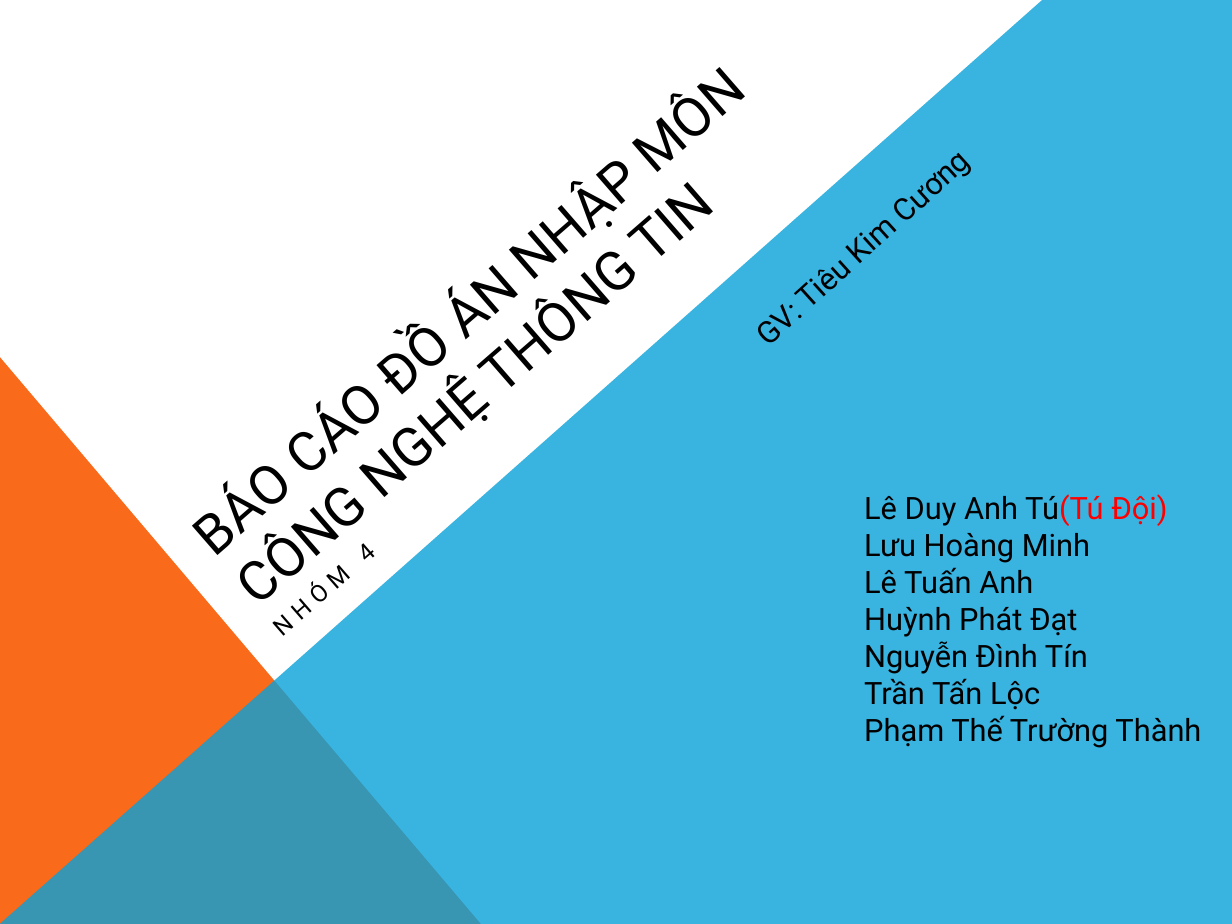
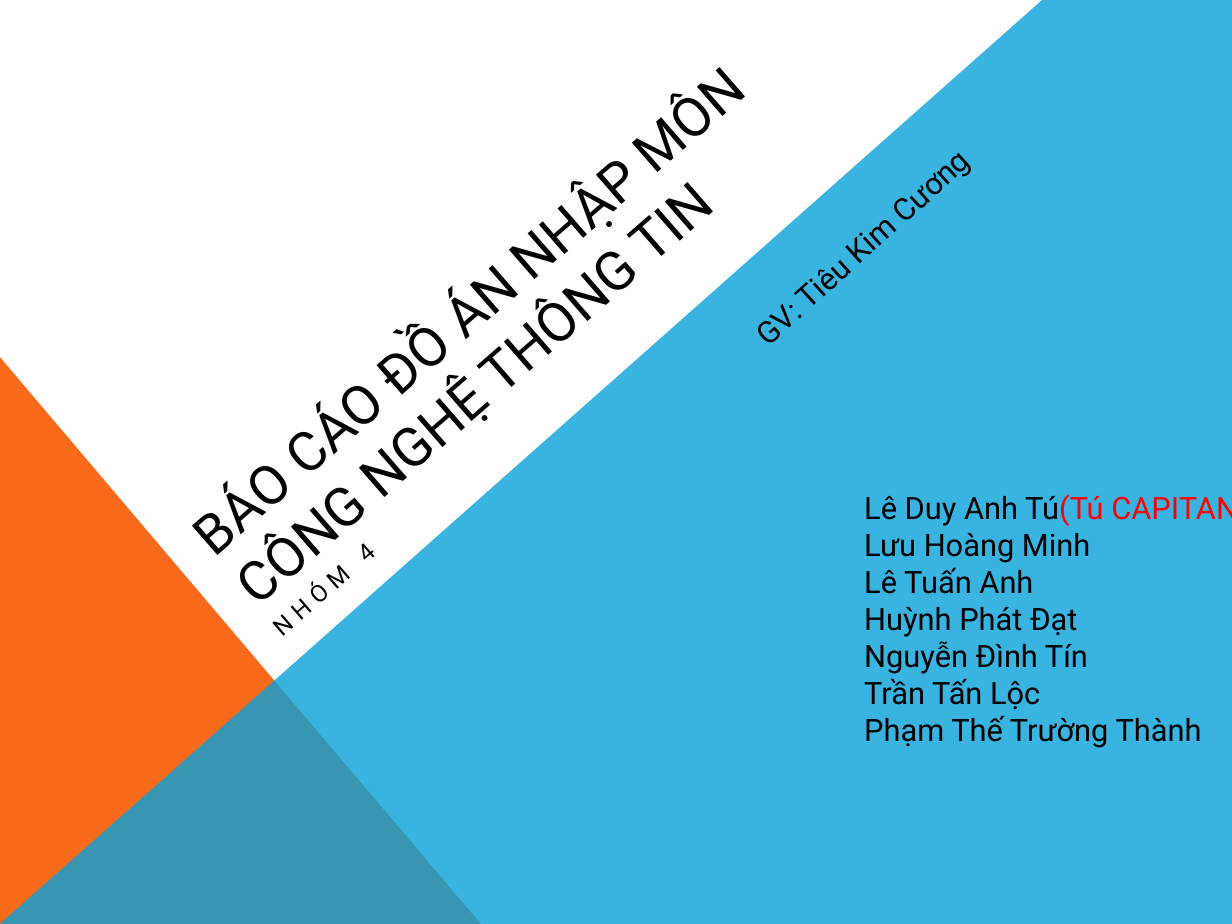
Before and after one commit to HoshikiShiro/Nhom4, a slide deck: slide 1 of Nhom4.pptx. Drawn at 1232x924 pixels with LibreOffice and Linux fonts; fonts in the diff are those of the drawing; background and template pictures are left out. Boxes give left, top, right and bottom in pixels: in the first picture for what was removed or moved away, otherwise in the second. Text is boxed around its words. In the diff, an @@ line names an element or a change of style, - is before the commit and + after.

Commit message:
sua slide 1
by Thanh pham

```diff
--- a/Nhom4.pptx
+++ b/Nhom4.pptx
@@ text at <box>864,494,1232,526</box>: text changed; text colour #000000 to #FF0000 @@
-Lê Duy Anh Tú(Tú Đội)
+Lê Duy Anh Tú(Tú CAPITAN)
```
